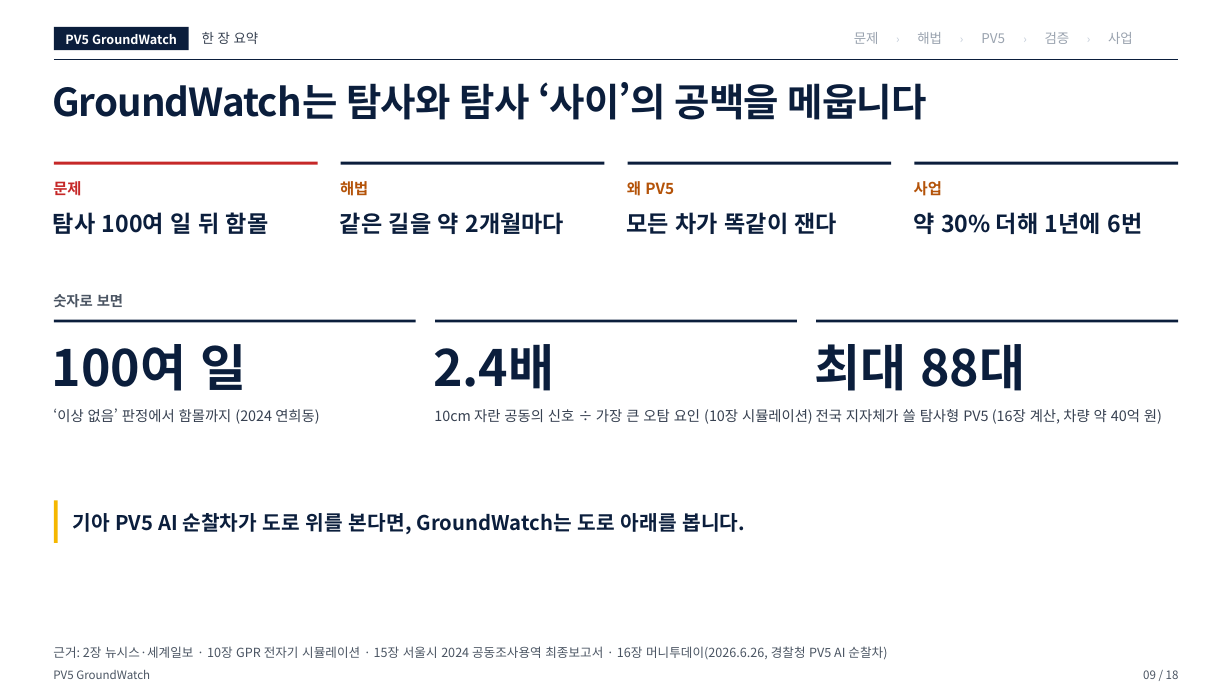
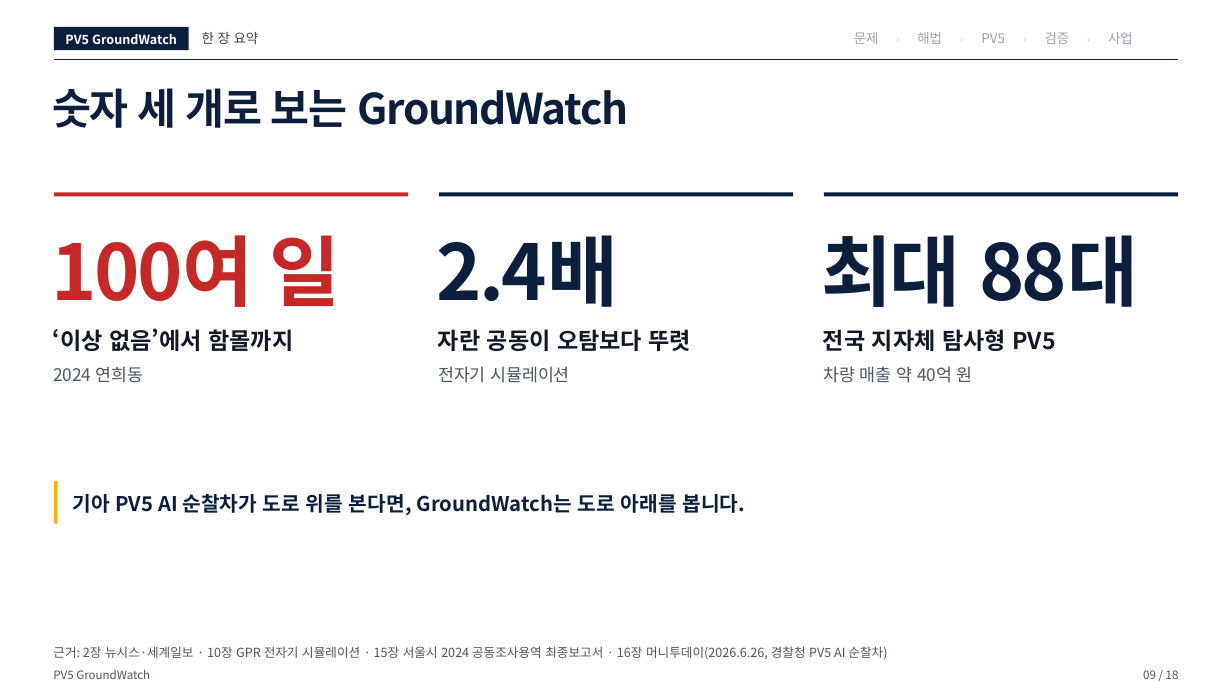
Before and after one commit to woojin-choe/pv5-hose-lab, a slide deck: slide 9 of ppt_all/PV5_GroundWatch_10_25.pptx. Drawn at 1232x693 pixels with LibreOffice and Linux fonts; fonts in the diff are those of the drawing. Boxes give left, top, right and bottom in pixels: in the first picture for what was removed or moved away, otherwise in the second. Text is boxed around its words. In the diff, an @@ line names an element or a change of style, - is before the commit and + after.

```diff
--- a/ppt_all/PV5_GroundWatch_10_25.pptx
+++ b/ppt_all/PV5_GroundWatch_10_25.pptx
@@ text at (52,88,628,128): text changed; size 30 to 33 pt @@
-GroundWatch는 탐사와 탐사 ‘사이’의 공백을 메웁니다
+숫자 세 개로 보는 GroundWatch
@@ text removed at (627,179,674,199) @@
-왜 PV5
@@ rectangle removed at (915,162,1178,165) @@
@@ text removed at (53,181,81,196) @@
-문제
@@ rectangle: place and size @@
-rectangle at (54,162,317,165)
+rectangle at (54,192,408,196)
@@ text removed at (340,181,368,196) @@
-해법
@@ rectangle: place and size @@
-rectangle at (341,162,604,165)
+rectangle at (439,192,793,196)
@@ rectangle: place and size @@
-rectangle at (628,162,891,165)
+rectangle at (824,192,1178,196)
@@ text removed at (914,181,942,196) @@
-사업
@@ text "100여 일": place and size @@
-text "100여 일" at (52,344,247,391)
+text "100여 일" at (52,235,340,307)
@@ text "100여 일" at (52,235,340,307): size 39 to 60 pt, text colour #0B1E3C to #C62828, letter spacing 0 to -2.2 pt @@
@@ text removed at (53,212,269,234) @@
-탐사 100여 일 뒤 함몰
@@ text removed at (340,212,564,234) @@
-같은 길을 약 2개월마다
@@ text "2.4배": place and size @@
-text "2.4배" at (433,344,554,391)
+text "2.4배" at (437,235,618,307)
@@ text "2.4배" at (437,235,618,307): size 39 to 60 pt, letter spacing 0 to -2.2 pt @@
@@ text removed at (627,212,838,234) @@
-모든 차가 똑같이 잰다
@@ text "최대 88대" at (822,235,1138,307): size 39 to 60 pt, letter spacing 0 to -2.2 pt @@
@@ text "최대 88대": place and size @@
-text "최대 88대" at (814,344,1025,391)
+text "최대 88대" at (822,235,1138,307)
@@ text removed at (913,212,1142,234) @@
-약 30% 더해 1년에 6번
@@ text at (53,328,293,351): text changed; size 11.2 to 18 pt; text colour #374151 to #111827; bold on @@
-‘이상 없음’ 판정에서 함몰까지 (2024 연희동)
+‘이상 없음’에서 함몰까지
@@ group removed at (53,294,1178,424): 3 rectangles, 2 texts @@
-숫자로 보면
-10cm 자란 공동의 신호 ÷ 가장 큰 오탐 요인 (10장 시뮬레이션)
@@ text at (823,329,1055,351): text changed; size 11.2 to 18 pt; text colour #374151 to #111827; bold on @@
-전국 지자체가 쓸 탐사형 PV5 (16장 계산, 차량 약 40억 원)
+전국 지자체 탐사형 PV5
@@ group added at (53,329,973,383): 4 texts @@
+2024 연희동
+자란 공동이 오탐보다 뚜렷
+전자기 시뮬레이션
+차량 매출 약 40억 원
@@ rectangle: place and size @@
-rectangle at (54,501,57,543)
+rectangle at (54,482,57,524)
@@ text "기아 PV5 AI 순찰차가 도로 ...": place and size @@
-text "기아 PV5 AI 순찰차가 도로 ..." at (72,513,745,534)
+text "기아 PV5 AI 순찰차가 도로 ..." at (72,494,745,515)
```
Also in this commit, not shown: 11 other slides changed, 17 other files.
